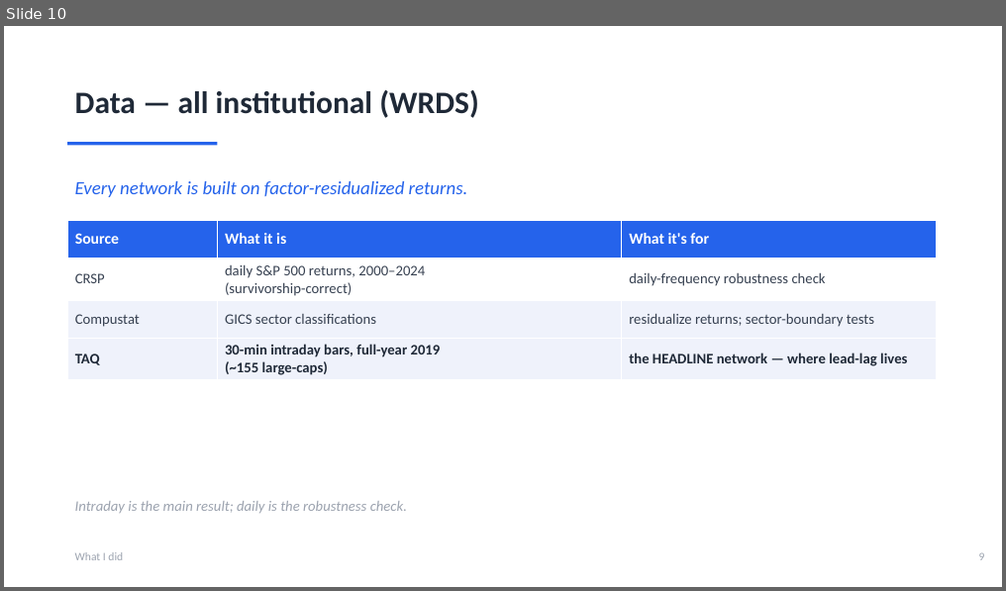
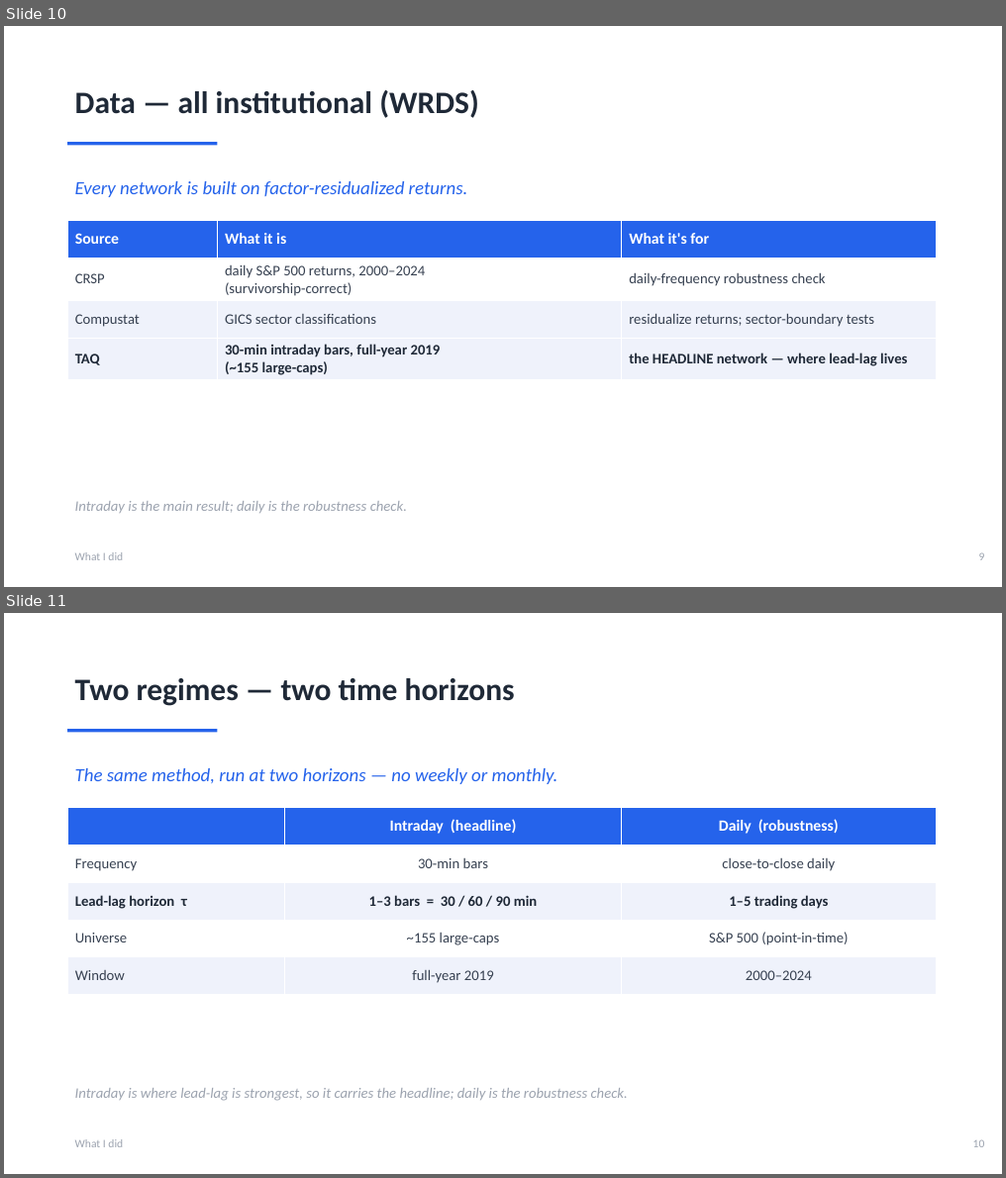
Before and after one commit to ivan-sit/Curvature-Lead-Lag-Model, a slide deck: slides/Ricci_Curvature_LeadLag.pptx. Shown one above the other, each under a label of ours: slide 10 before the commit, slides 10 and 11 after it. The pictures are 1006x591 and 1006x1178 pixels, drawn with LibreOffice and Linux fonts; fonts in the diff are those of the drawing. Boxes give left, top, right and bottom in pixels: in the first picture for what was removed or moved away, otherwise in the second. Text is boxed around its words. In the diff, an @@ line names an element or a change of style, - is before the commit and + after.

```diff
--- a/slides/Ricci_Curvature_LeadLag.pptx
+++ b/slides/Ricci_Curvature_LeadLag.pptx
@@ slide 11 added at [4, 613, 1002, 1174], background #FFFFFF @@
@@ text added at [75, 678, 515, 706], 30 pt, text #1F2937, bold @@
+Two regimes — two time horizons
@@ rectangle added at [67, 729, 218, 732], fill #2563EB @@
@@ text added at [75, 768, 558, 784], 18 pt, text #2563EB, italic @@
+The same method, run at two horizons — no weekly or monthly.
@@ table added at [67, 808, 936, 995], 5 rows, 3 columns @@
+ | Intraday (headline) | Daily (robustness)
+Frequency | 30-min bars | close-to-close daily
+Lead-lag horizon τ | 1–3 bars = 30 / 60 / 90 min | 1–5 trading days
+Universe | ~155 large-caps | S&P 500 (point-in-time)
+Window | full-year 2019 | 2000–2024
@@ text added at [75, 1088, 628, 1101], 14 pt, text #9CA3AF, italic @@
+Intraday is where lead-lag is strongest, so it carries the headline; daily is the robustness check.
@@ text added at [75, 1140, 123, 1148], 11 pt, text #9CA3AF @@
+What I did
@@ text added at [973, 1140, 985, 1148], 11 pt, text #9CA3AF @@
+10
```
Also in this commit, not shown: 6 slides changed, 1 other file.
